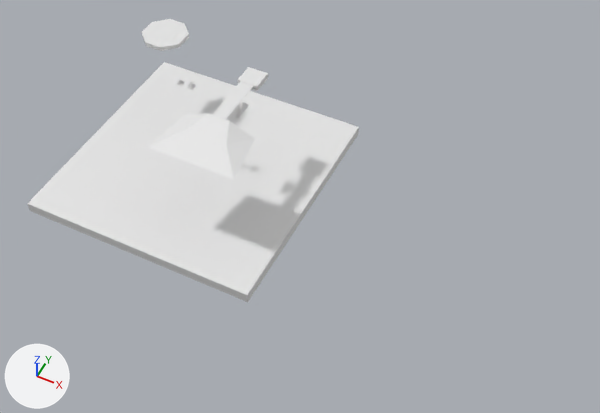
An edit to the Blender file field/field.blend, drawn before and after from the same camera.
Rendered twice from a 50 mm lens placed at (258.0, -352.0, 367.0), pointed at (90.0, -16.0, -53.0). The lights are fixed; the arrows at lower left show +X, +Y and +Z. The older version comes first.

The older version as bpy lines, for what is in view:
```python
ob_fixed = bpy.data.objects.new('fixed', me_立方体_005)
ob_fixed.location = (39.2, 0.0, 4.6)
ob_fixed_001 = bpy.data.objects.new('fixed.001', me_立方体_006)
ob_fixed_001.location = (26.7, 0.0, 4.6)
ob_fixed_002 = bpy.data.objects.new('fixed.002', me_cube)
ob_fixed_002.location = (32.9, 26.3, -0.5)
ob_fixed_002.scale = (-7.6, -7.6, -7.6)
ob_fixed_003 = bpy.data.objects.new('fixed.003', me_cube_004)
ob_fixed_003.location = (32.9, -26.1, -0.9)
ob_fixed_003.scale = (-7.6, -7.6, -7.6)
ob_fixed_004 = bpy.data.objects.new('fixed.004', me_circle)
ob_fixed_004.location = (-51.9, 48.6, 0.3)
ob_fixed_004.scale = (-17.3, -17.3, -17.3)
ob_平面fixed = bpy.data.objects.new('平面fixed', me_平面)
ob_平面fixed.location = (0.0, 0.0, -67.1)
ob_平面fixed.scale = (0.44, 0.44, 1.0)
ob_立方体 = bpy.data.objects.new('立方体', me_立方体_004)
ob_立方体.location = (32.9, 0.0, 7.0)
ob_立方体.scale = (7.82, 18.6, -0.303)
```
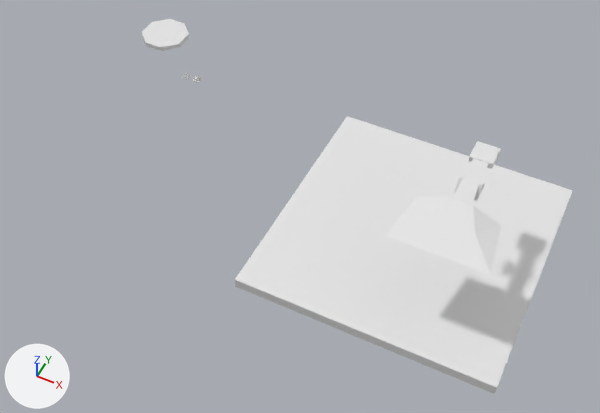
Boxes [x1, y1, x2, y2] around the edits, measured in the pictures (600 x 413 px):
'平面fixed', moved
    before: [27, 62, 359, 302]
    after: [235, 116, 573, 394]
'fixed.003', moved
    before: [147, 113, 255, 179]
    after: [385, 196, 502, 275]
'立方体', moved
    before: [212, 81, 254, 119]
    after: [453, 158, 489, 204]
'fixed.002', moved
    before: [237, 67, 268, 91]
    after: [468, 141, 501, 169]
'fixed', moved
    before: [236, 101, 249, 118]
    after: [474, 182, 485, 201]
'fixed.001', moved
    before: [221, 96, 227, 104]
    after: [454, 175, 464, 193]

What the commit changed:
Object '平面fixed' (ob_平面fixed) moves from (0.0, 0.0, -67.1) to (162.6, 7.3, -67.1).
Object '立方体' (ob_立方体) moves from (32.9, 0.0, 7.0) to (195.6, 0.0, 7.0).
Object 'fixed' (ob_fixed) moves from (39.2, 0.0, 4.6) to (201.9, 0.0, 4.6).
Object 'fixed.001' (ob_fixed_001) moves from (26.7, 0.0, 4.6) to (189.4, 0.0, 4.6).
Object 'fixed.002' (ob_fixed_002) moves from (32.9, 26.3, -0.5) to (195.6, 26.3, -0.5).
Object 'fixed.003' (ob_fixed_003) moves from (32.9, -26.1, -0.9) to (195.6, -26.1, -0.9).
